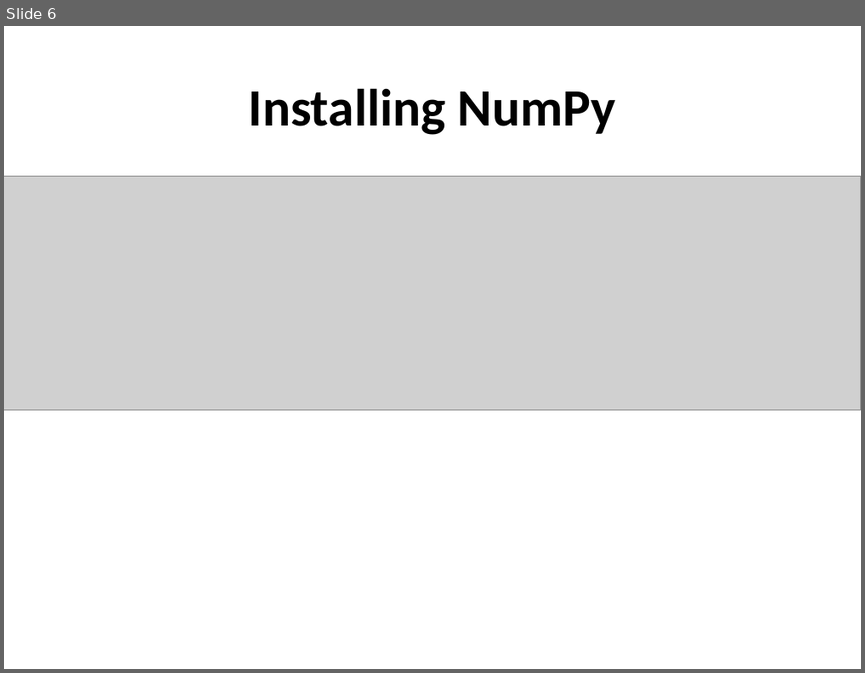
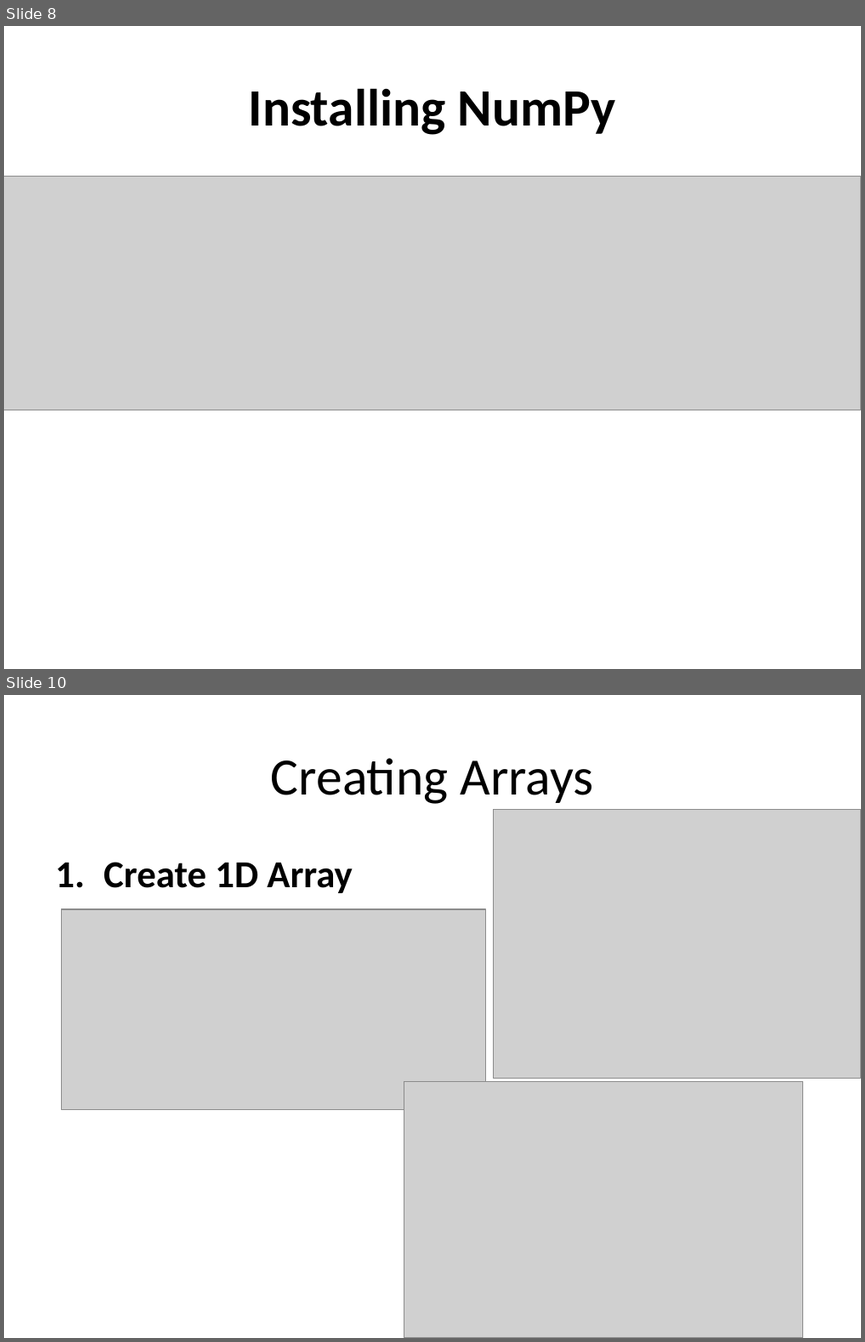
Before and after one commit to tamilgovind2025/tamilgovind2025_projects, a slide deck: 00_python_projects/01_numpy/00_numpy_complete_notes.pptx. Shown one above the other, each under a label of ours: slide 6 before the commit, slides 8 and 10 after it; the slides between them are not shown. The pictures are 865x673 and 865x1342 pixels, drawn with LibreOffice and Linux fonts; fonts in the diff are those of the drawing; grey boxes stand for pictures. Boxes give left, top, right and bottom in pixels: in the first picture for what was removed or moved away, otherwise in the second. Text is boxed around its words. In the diff, an @@ line names an element or a change of style, - is before the commit and + after.

```diff
--- a/00_python_projects/01_numpy/00_numpy_complete_notes.pptx
+++ b/00_python_projects/01_numpy/00_numpy_complete_notes.pptx
@@ slide 10 added at box(4, 695, 861, 1338), background #FFFFFF @@
@@ title added at box(271, 758, 594, 804), 44 pt, text #000000 @@
+Creating Arrays
@@ picture added at box(494, 809, 861, 1078) @@
@@ text added at box(103, 862, 352, 893), 32 pt, text #000000, bold @@
+1. Create 1D Array
@@ picture added at box(62, 909, 487, 1109) @@
@@ picture added at box(404, 1082, 803, 1338) @@
@@ what was slide 6 is now slide 8 @@
```
Also in this commit, not shown: 4 other slides added, 6 other files.
